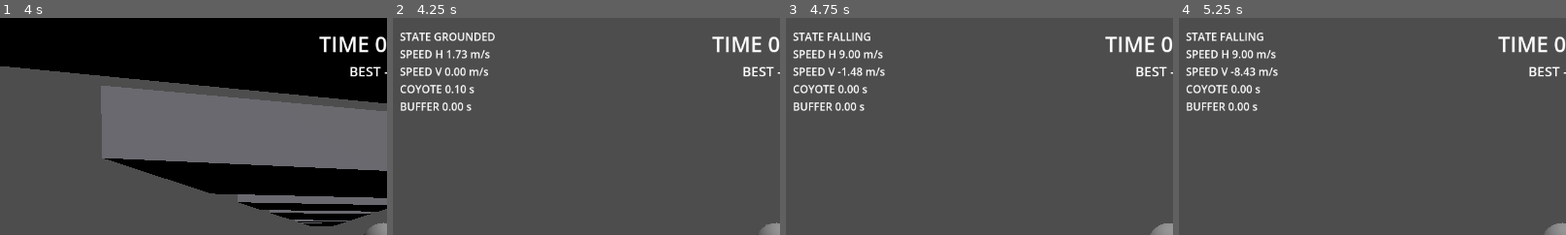
Above: before the commit, frames 1-4 (left to right).
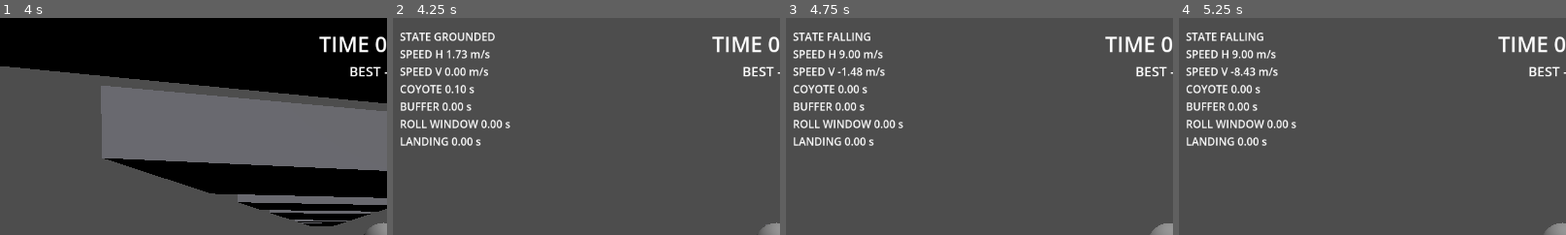
Above: after the commit, the same moments.

Repository: jimmyhag/parkour-duel
Game: Godot game, scene res://game/levels/test_course.tscn
The game is run twice, just before and just after one commit, with the same random seed, the same clock (stepped at 60 frames per second) and the same inputs.
Inputs (mouse positions are % of the whole screen's width and height, from its top left):
- Up to frame 1 (4 s): tap Enter at 0.5 s; move the mouse to (55, 50) at 0.52 s; hold W (move_forward) from 0.53 s (still down); tap Ctrl (slide) at 0.6, 1.55, 2.1, 3.05 s; click (55, 50) at 0.67 s; tap Space (jump) at 0.77, 0.8, 1.07, 1.35, 1.52, 1.82, 2.3, 3.02, 3.32, 3.77, 3.8 s; move the mouse to (45, 50) at 1.27 s; move the mouse to (52, 48) at 2.02 s; move the mouse to (49, 52) at 2.77 s; tap Shift at 2.85 s; click (49, 52) at 2.92 s; move the mouse to (57, 51) at 3.52 s; tap Alt at 3.6 s
- Up to frame 2 (4.25 s): keep holding W (move_forward); tap Space (jump) at 4.07 s; tap F3 (toggle_debug) at 4.15 s
- Up to frame 3 (4.75 s): keep holding W (move_forward); move the mouse to (42, 49) at 4.27 s; tap Ctrl (slide) at 4.35 s; tap Space (jump) at 4.52 s
- Up to frame 4 (5.25 s): keep holding W (move_forward); tap Space (jump) at 4.82, 5.1 s; move the mouse to (51, 50) at 5.02 s; click (51, 50) at 5.17 s
The pictures show only the part of the screen within x 1-50%, y 0-50%; the shares and areas given below are measured in that part.

Frame 1 is identical in both runs. In frame 2, 1.1% of the frame differs, in the area x 2-31%, y 46-59%; in frame 3, 1.1%; in frame 4, 1.1%.

Commit message:
player, ui: the slide press, a capsule that squashes, and the new debug lines (docs/specs/movement-ground.md)
The input source fills "slide pressed at this step" like the jump press. The
player gives the motor the headroom it observes (the low capsule swept up to
its standing height) and gives its capsule, the one that collides and the one
that is seen, the height the motor's state asks for; each runner owns its
shapes. The debug display shows what is left of the roll window and of the
roll or the hard landing under way.

Scenarios: "Presser la glissade se lit dans l'intention" and "La capsule
s'abaisse en glissade et se releve apres" in tests/test_player.gd,
"L'affichage de debug montre les nouveaux etats" in tests/test_debug_overlay.gd.

Co-Authored-By: Claude Fable 5.2 <noreply@anthropic.com>

Diff:
--- a/game/core/runner_motor.gd
+++ b/game/core/runner_motor.gd
@@ -87,6 +87,19 @@
 func jump_buffer_left() -> float:
 	var steps_left: int = _window_steps(tuning.jump_buffer_time) - _steps_since_jump_request
 	return maxi(steps_left, 0) * _step_seconds
+
+
+## Seconds during which the last slide press still makes a roll of a high landing.
+func roll_window_left() -> float:
+	var steps_left: int = _window_steps(tuning.roll_window) - _steps_since_slide_press
+	return maxi(steps_left, 0) * _step_seconds
+
+
+## Seconds left of the roll or of the hard landing under way.
+func landing_time_left() -> float:
+	if state != State.ROLLING and state != State.HARD_LANDING:
+		return 0.0
+	return maxi(_landing_duration_steps() - _landing_steps, 0) * _step_seconds
 
 
 func _remember_requests(intent: MoveIntent) -> void:
--- a/game/player/input_intent_source.gd
+++ b/game/player/input_intent_source.gd
@@ -26,6 +26,7 @@
 	intent.direction = Vector3(stick.x, 0.0, stick.y).rotated(Vector3.UP, _camera_rig.view_yaw())
 	intent.jump_pressed = Input.is_action_just_pressed(JUMP)
 	intent.jump_held = Input.is_action_pressed(JUMP)
+	intent.slide_pressed = Input.is_action_just_pressed(SLIDE)
 	intent.slide_held = Input.is_action_pressed(SLIDE)
 	intent.respawn_requested = Input.is_action_just_pressed(RESPAWN)
 	intent.restart_requested = Input.is_action_just_pressed(RESTART)
--- a/game/player/player.gd
+++ b/game/player/player.gd
@@ -2,7 +2,8 @@
 extends CharacterBody3D
 ## The runner's body. At every fixed step it asks its intent source for an intent,
 ## gives it to the motor of game/core with the facts it observes (RunnerFacts), and
-## applies the velocity the motor wants. It decides nothing about the movement itself.
+## applies what the motor decides: the velocity it wants, and a capsule as low as its
+## state says. It decides nothing about the movement itself.
 
 ## Emitted at the end of every fixed step, with the intent the runner just followed.
 signal stepped(intent: MoveIntent)
@@ -35,6 +36,7 @@
 func _physics_process(delta: float) -> void:
 	var intent: MoveIntent = intent_source.next_intent()
 	velocity = motor.step(intent, _observe(), delta)
+	_fit_capsule()
 	move_and_slide()
 	_turn_towards_movement(delta)
 	stepped.emit(intent)
@@ -50,17 +52,10 @@
 	tuning = new_tuning
 	motor.tuning = tuning
 	camera_rig.tuning = tuning
-	var half_height: float = tuning.capsule_height / 2.0
-	var shape: CapsuleShape3D = _collider.shape as CapsuleShape3D
-	shape.height = tuning.capsule_height
-	shape.radius = tuning.capsule_radius
-	_collider.position.y = half_height
-	var mesh: CapsuleMesh = _body.mesh as CapsuleMesh
-	mesh.height = tuning.capsule_height
-	mesh.radius = tuning.capsule_radius
-	_body.position.y = half_height
-	var visor_height: float = tuning.capsule_height * VISOR_HEIGHT_RATIO
-	_visor.position = Vector3(0.0, visor_height, -tuning.capsule_radius)
+	_set_capsule_height(_wanted_capsule_height())
+	(_collider.shape as CapsuleShape3D).radius = tuning.capsule_radius
+	(_body.mesh as CapsuleMesh).radius = tuning.capsule_radius
+	_visor.position.z = -tuning.capsule_radius
 
 
 ## Reads the tuning file again, so that a value changed on disk applies without
@@ -95,7 +90,36 @@
 	facts.altitude = global_position.y
 	if facts.on_floor:
 		facts.floor_normal = get_floor_normal()
+	facts.can_stand = not motor.is_low() or _has_headroom()
 	return facts
+
+
+## Whether the capsule, low as it is, could rise to its standing height where it is.
+func _has_headroom() -> bool:
+	var rise: float = tuning.capsule_height - tuning.slide_capsule_height
+	return not test_move(global_transform, Vector3.UP * rise)
+
+
+## The height the state of the runner asks for: low in a slide and in a roll.
+func _wanted_capsule_height() -> float:
+	return tuning.slide_capsule_height if motor.is_low() else tuning.capsule_height
+
+
+## Gives the capsule the height its state asks for, if it does not have it yet.
+func _fit_capsule() -> void:
+	var height: float = _wanted_capsule_height()
+	if not is_equal_approx((_collider.shape as CapsuleShape3D).height, height):
+		_set_capsule_height(height)
+
+
+## Changes the height of the capsule, the one that collides and the one that is seen,
+## without moving its feet.
+func _set_capsule_height(height: float) -> void:
+	(_collider.shape as CapsuleShape3D).height = height
+	_collider.position.y = height / 2.0
+	(_body.mesh as CapsuleMesh).height = height
+	_body.position.y = height / 2.0
+	_visor.position.y = height * VISOR_HEIGHT_RATIO
 
 
 func _turn_towards_movement(delta: float) -> void:
--- a/game/player/player.tscn
+++ b/game/player/player.tscn
@@ -5,8 +5,10 @@
 [ext_resource type="Resource" path="res://game/core/movement_tuning.tres" id="3_tuning"]
 
 [sub_resource type="CapsuleShape3D" id="CapsuleShape3D_body"]
+resource_local_to_scene = true
 
 [sub_resource type="CapsuleMesh" id="CapsuleMesh_body"]
+resource_local_to_scene = true
 
 [sub_resource type="StandardMaterial3D" id="StandardMaterial3D_visor"]
 albedo_color = Color(0.08, 0.09, 0.12, 1)
--- a/game/ui/debug_overlay.gd
+++ b/game/ui/debug_overlay.gd
@@ -1,11 +1,20 @@
 class_name DebugOverlay
 extends Label
 ## The debug display, for tuning the feel: the runner's state, its horizontal and
-## vertical speeds, and what is left of its coyote time and of its jump buffer. Hidden
-## until its action shows it.
+## vertical speeds, and what is left of its coyote time, of its jump buffer, of its roll
+## window and of the roll or the hard landing under way. Hidden until its action shows
+## it.
 
 const TOGGLE_DEBUG: StringName = &"toggle_debug"
-const LINES: String = "STATE %s\nSPEED H %.2f m/s\nSPEED V %.2f m/s\nCOYOTE %.2f s\nBUFFER %.2f s"
+const LINES: Array[String] = [
+	"STATE %s",
+	"SPEED H %.2f m/s",
+	"SPEED V %.2f m/s",
+	"COYOTE %.2f s",
+	"BUFFER %.2f s",
+	"ROLL WINDOW %.2f s",
+	"LANDING %.2f s",
+]
 
 ## The runner to display.
 var motor: RunnerMotor
@@ -29,6 +38,14 @@
 	var state: String = RunnerMotor.State.keys()[motor.state]
 	var horizontal: float = Vector2(motor.velocity.x, motor.velocity.z).length()
 	text = (
-		LINES
-		% [state, horizontal, motor.velocity.y, motor.coyote_time_left(), motor.jump_buffer_left()]
+		"\n".join(LINES)
+		% [
+			state,
+			horizontal,
+			motor.velocity.y,
+			motor.coyote_time_left(),
+			motor.jump_buffer_left(),
+			motor.roll_window_left(),
+			motor.landing_time_left(),
+		]
 	)
--- a/game/ui/debug_overlay.tscn
+++ b/game/ui/debug_overlay.tscn
@@ -7,7 +7,7 @@
 offset_left = 16.0
 offset_top = 16.0
 offset_right = 316.0
-offset_bottom = 136.0
+offset_bottom = 184.0
 mouse_filter = 2
 theme_override_colors/font_color = Color(1, 1, 1, 1)
 theme_override_font_sizes/font_size = 16
--- a/tests/scripted_intent_source.gd
+++ b/tests/scripted_intent_source.gd
@@ -16,6 +16,18 @@
 		intent.direction = direction
 		intent.jump_held = jump_held
 		intent.jump_pressed = jump_held and not _last_step_holds_jump()
+		_intents.append(intent)
+	return self
+
+
+## Adds `steps` steps going in `direction` (in the world) with the slide held. The slide
+## counts as pressed at the first of them.
+func slide(direction: Vector3, steps: int) -> ScriptedIntentSource:
+	for i: int in steps:
+		var intent: MoveIntent = MoveIntent.new()
+		intent.direction = direction
+		intent.slide_held = true
+		intent.slide_pressed = i == 0
 		_intents.append(intent)
 	return self
 
--- a/tests/test_debug_overlay.gd
+++ b/tests/test_debug_overlay.gd
@@ -1,5 +1,6 @@
 extends GutTest
-## The debug display (game/ui): hidden by default, toggled by its action.
+## The debug display (game/ui): hidden by default, toggled by its action, and what it
+## says of the runner.
 
 const OVERLAY_SCENE: PackedScene = preload("res://game/ui/debug_overlay.tscn")
 const TOGGLE_DEBUG: StringName = &"toggle_debug"
@@ -27,6 +28,45 @@
 	assert_false(overlay.visible, "hidden again by the same action")
 
 
+func test_the_debug_display_shows_the_new_states() -> void:
+	var motor: RunnerMotor = RunnerMotor.new(MotorBody.fixed_tuning())
+	var overlay: DebugOverlay = OVERLAY_SCENE.instantiate() as DebugOverlay
+	overlay.motor = motor
+	add_child_autofree(overlay)
+	_trigger(TOGGLE_DEBUG)
+	var running: Vector3 = Vector3.FORWARD * motor.tuning.top_speed
+	var high: float = motor.tuning.roll_fall_height * 2.0
+
+	var slide: MoveIntent = MoveIntent.new()
+	slide.slide_pressed = true
+	slide.slide_held = true
+	motor.step(slide, _facts(true, running), STEP)
+	overlay.refresh()
+	assert_string_contains(overlay.text, "STATE SLIDING")
+	assert_string_contains(overlay.text, "ROLL WINDOW 0.20 s")
+	assert_string_contains(overlay.text, "LANDING 0.00 s")
+
+	# A high fall, the slide pressed two steps before the floor: a roll, at its first
+	# step out of thirty, ten steps of the window left.
+	motor.step(slide, _facts(false, running, high), STEP)
+	motor.step(MoveIntent.new(), _facts(false, running, high / 2.0), STEP)
+	motor.step(MoveIntent.new(), _facts(true, running), STEP)
+	overlay.refresh()
+	assert_string_contains(overlay.text, "STATE ROLLING")
+	assert_string_contains(overlay.text, "ROLL WINDOW 0.17 s")
+	assert_string_contains(overlay.text, "LANDING 0.48 s")
+
+	# Another high fall, long after the press: a hard landing, at its first step out of
+	# twenty-one.
+	for i: int in 20:
+		motor.step(MoveIntent.new(), _facts(false, running, high), STEP)
+	motor.step(MoveIntent.new(), _facts(true, running), STEP)
+	overlay.refresh()
+	assert_string_contains(overlay.text, "STATE HARD_LANDING")
+	assert_string_contains(overlay.text, "ROLL WINDOW 0.00 s")
+	assert_string_contains(overlay.text, "LANDING 0.33 s")
+
+
 ## A runner going at 5 m/s that left the floor one step ago, without jumping.
 func _motor_falling_off_a_ledge() -> RunnerMotor:
 	var tuning: MovementTuning = MovementTuning.new()
@@ -42,10 +82,11 @@
 	return motor
 
 
-func _facts(on_floor: bool, velocity: Vector3) -> RunnerFacts:
+func _facts(on_floor: bool, velocity: Vector3, altitude: float = 0.0) -> RunnerFacts:
 	var facts: RunnerFacts = RunnerFacts.new()
 	facts.on_floor = on_floor
 	facts.velocity = velocity
+	facts.altitude = altitude
 	return facts
 
 
--- a/tests/test_player.gd
+++ b/tests/test_player.gd
@@ -1,15 +1,22 @@
 extends GutTest
-## The player layer: inputs turned into intents, and the third-person camera.
+## The player layer: inputs turned into intents, the capsule that follows the state of
+## the runner, and the third-person camera.
 
 const PLAYER_SCENE: PackedScene = preload("res://game/player/player.tscn")
 const MOVE_FORWARD: StringName = &"move_forward"
+const SLIDE: StringName = &"slide"
+const FORWARD: Vector3 = Vector3.FORWARD
 const TOLERANCE: float = 0.001
 const SETTLE_FRAMES: int = 20
 const WORLD_LAYER: int = 1
+const STEP: float = 1.0 / 60.0
+## A few steps: enough to land on the floor under the feet, or to stand up.
+const FEW_STEPS: int = 5
 
 
 func after_each() -> void:
 	Input.action_release(MOVE_FORWARD)
+	Input.action_release(SLIDE)
 
 
 func test_forward_goes_where_the_camera_looks() -> void:
@@ -27,6 +34,68 @@
 	assert_almost_eq(intent.direction.x, looking.x, TOLERANCE)
 	assert_almost_eq(intent.direction.z, looking.z, TOLERANCE)
 	assert_eq(intent.direction.y, 0.0, "the intent stays horizontal")
+
+
+func test_pressing_the_slide_is_read_in_the_intent() -> void:
+	var player: Player = _add_player()
+	var pressed_steps: Array[int] = []
+	var held_steps: Array[int] = []
+	var steps: Array[int] = [0]
+	player.stepped.connect(
+		func(intent: MoveIntent) -> void:
+			if intent.slide_pressed:
+				pressed_steps.append(steps[0])
+			if intent.slide_held:
+				held_steps.append(steps[0])
+			steps[0] += 1
+	)
+	await _between_two_steps()
+
+	Input.action_press(SLIDE)
+	await _between_two_steps()
+	Input.action_release(SLIDE)
+	await _between_two_steps()
+
+	assert_eq(pressed_steps.size(), 1, "pressed at one step only")
+	assert_gt(held_steps.size(), 1, "held for several steps")
+	if pressed_steps.size() == 1 and held_steps.size() > 1:
+		assert_eq(pressed_steps[0], held_steps[0], "the press is the first step it is held")
+		var held_span: int = held_steps[-1] - held_steps[0] + 1
+		assert_eq(held_span, held_steps.size(), "then it stays held, without a gap")
+		assert_gt(pressed_steps[0], 0, "nothing was read before the press")
+		assert_lt(held_steps[-1], steps[0] - 1, "and nothing is read once it is released")
+
+
+func test_the_capsule_lowers_while_sliding_and_rises_after() -> void:
+	_add_box(Vector3(20.0, 1.0, 80.0), Vector3(0.0, -0.5, 0.0))
+	var player: Player = _add_player()
+	var bystander: Player = _add_player()
+	bystander.position.x = 5.0
+	var tuning: MovementTuning = player.tuning
+	var standing: float = tuning.capsule_height
+	var low: float = tuning.slide_capsule_height
+	await _wait_steps(FEW_STEPS)
+	assert_almost_eq(_capsule_height(player), standing, TOLERANCE, "standing at first")
+
+	var run_steps: int = ceili(tuning.top_speed / (tuning.ground_acceleration * STEP))
+	var moves: ScriptedIntentSource = ScriptedIntentSource.new()
+	player.intent_source = moves.hold(FORWARD, false, run_steps).slide(FORWARD, FEW_STEPS)
+	await _wait_steps(run_steps + FEW_STEPS - 1)
+
+	assert_eq(player.motor.state, RunnerMotor.State.SLIDING, "it slides")
+	assert_almost_eq(_capsule_height(player), low, TOLERANCE, "its collision shape is low")
+	assert_almost_eq(_capsule_foot(player), 0.0, TOLERANCE, "with its foot where it was")
+	assert_almost_eq(_mesh_height(player), low, TOLERANCE, "and so is the capsule one sees")
+	assert_true(player.is_on_floor(), "it stays on the floor")
+	assert_almost_eq(_capsule_height(bystander), standing, TOLERANCE, "another runner stands")
+
+	await _wait_steps(FEW_STEPS)
+
+	assert_eq(player.motor.state, RunnerMotor.State.GROUNDED, "it stood up")
+	assert_almost_eq(_capsule_height(player), standing, TOLERANCE, "its shape is tall again")
+	assert_almost_eq(_capsule_foot(player), 0.0, TOLERANCE, "its foot still on the floor")
+	assert_almost_eq(_mesh_height(player), standing, TOLERANCE, "and so is what one sees")
+	assert_true(player.is_on_floor())
 
 
 func test_the_camera_moves_closer_when_a_wall_passes_behind_the_runner() -> void:
@@ -54,6 +123,37 @@
 	return player
 
 
+## Waits for fixed steps to start: what follows runs before the nodes of that step.
+func _wait_steps(steps: int) -> void:
+	for i: int in steps:
+		await get_tree().physics_frame
+
+
+## Lets a few fixed steps pass, then waits to be out of them: where a key press comes
+## from the player, between two steps.
+func _between_two_steps() -> void:
+	await _wait_steps(FEW_STEPS)
+	await get_tree().process_frame
+
+
+func _capsule(player: Player) -> CollisionShape3D:
+	return player.get_node("CollisionShape3D") as CollisionShape3D
+
+
+func _capsule_height(player: Player) -> float:
+	return (_capsule(player).shape as CapsuleShape3D).height
+
+
+## The altitude of the lowest point of the capsule, above the runner's feet.
+func _capsule_foot(player: Player) -> float:
+	return _capsule(player).position.y - _capsule_height(player) / 2.0
+
+
+func _mesh_height(player: Player) -> float:
+	var body: MeshInstance3D = player.get_node("Visual/Body") as MeshInstance3D
+	return (body.mesh as CapsuleMesh).height
+
+
 func _add_box(size: Vector3, center: Vector3) -> void:
 	var body: StaticBody3D = StaticBody3D.new()
 	body.collision_layer = WORLD_LAYER
